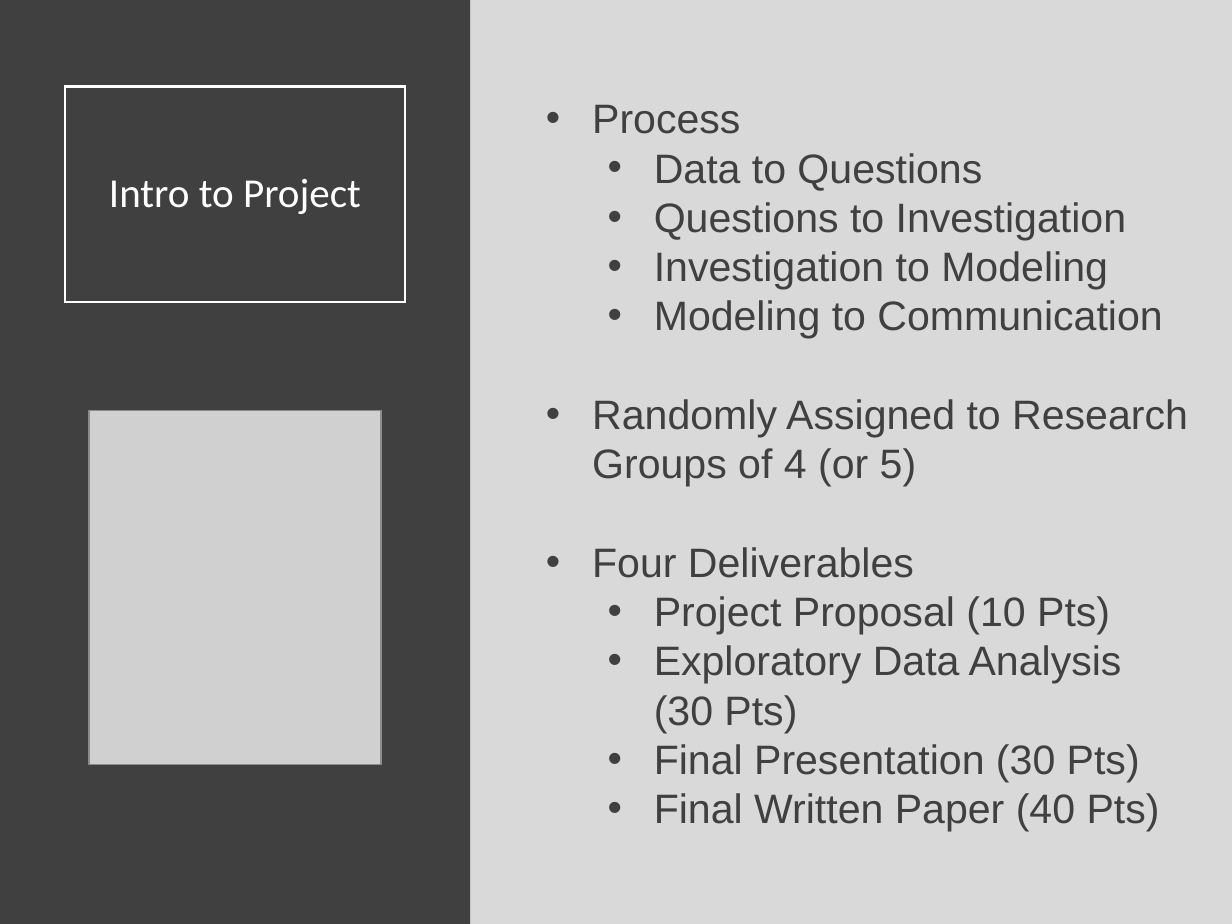
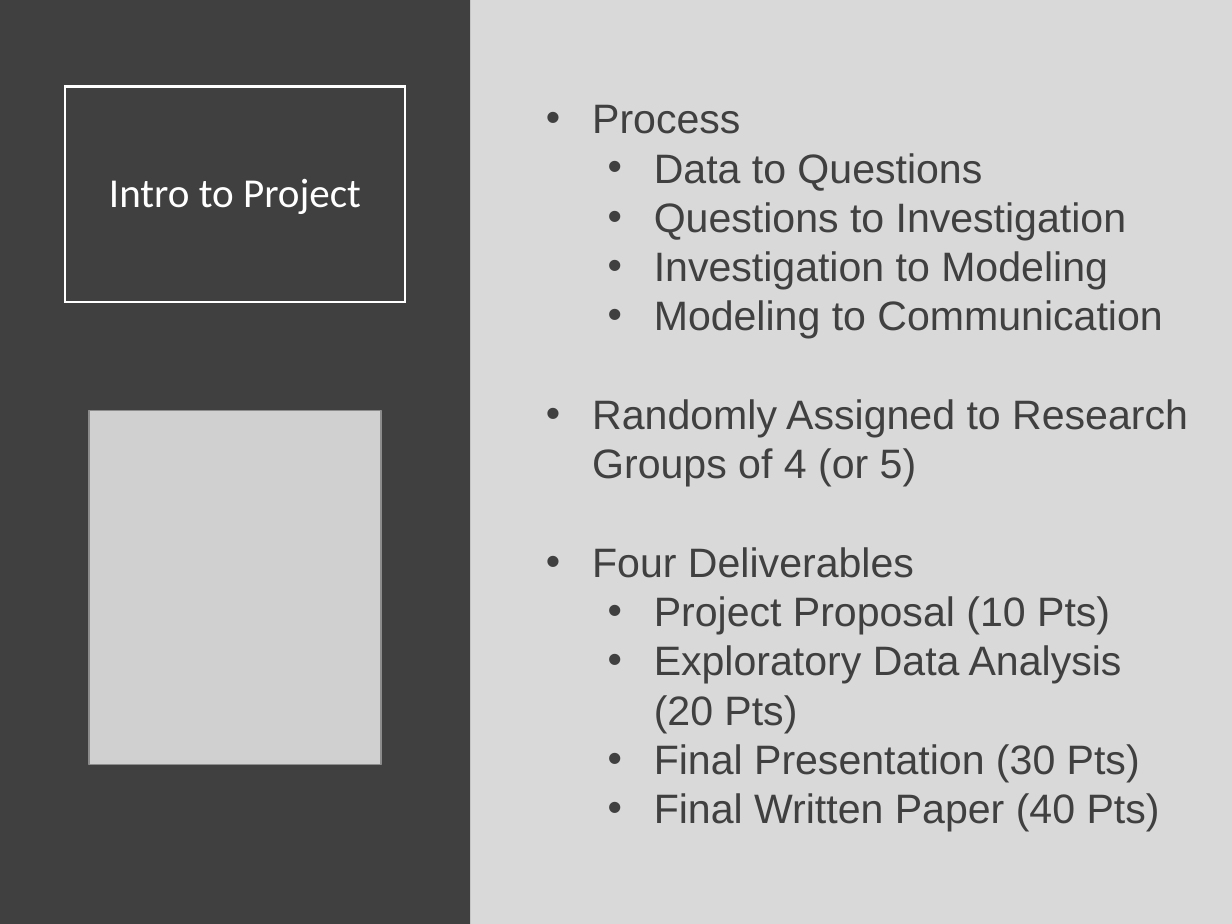
Before and after one commit to Yixf-Self/STOR320_WEBSITE, a slide deck: slide 2 of Lecture/Lecture 10/Lecture 10.pptx. Drawn at 1232x924 pixels with LibreOffice and Linux fonts; fonts in the diff are those of the drawing; grey boxes stand for pictures. Boxes give left, top, right and bottom in pixels: in the first picture for what was removed or moved away, otherwise in the second. Text is boxed around its words. In the diff, an @@ line names an element or a change of style, - is before the commit and + after.

Commit message:
Lecture 10 Commit

```diff
--- a/Lecture/Lecture 10/Lecture 10.pptx
+++ b/Lecture/Lecture 10/Lecture 10.pptx
@@ text at (654,645,1122,733): text changed @@
-  • Exploratory Data Analysis (30 Pts)
+  • Exploratory Data Analysis (20 Pts)
```
Also in this commit, not shown: 3 other files.
